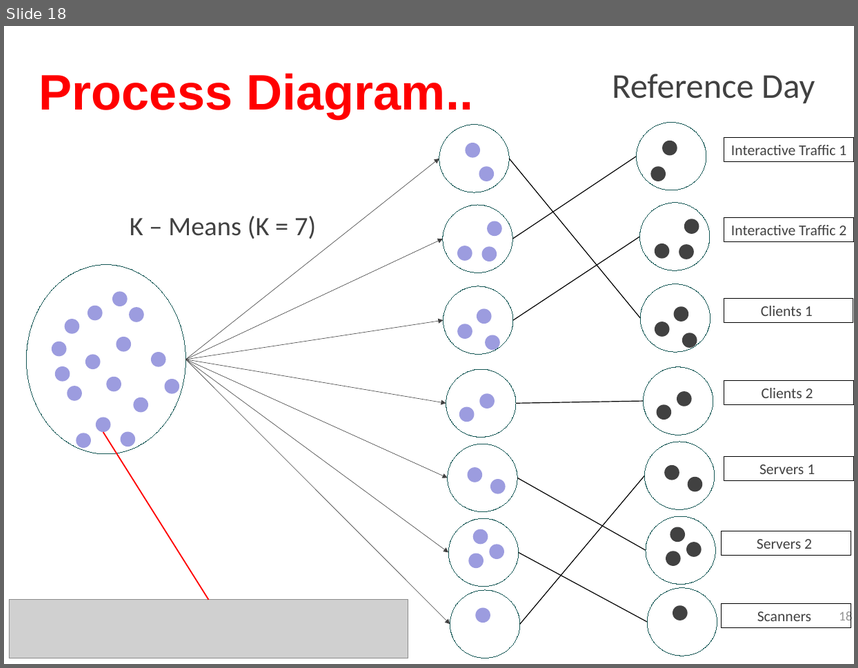
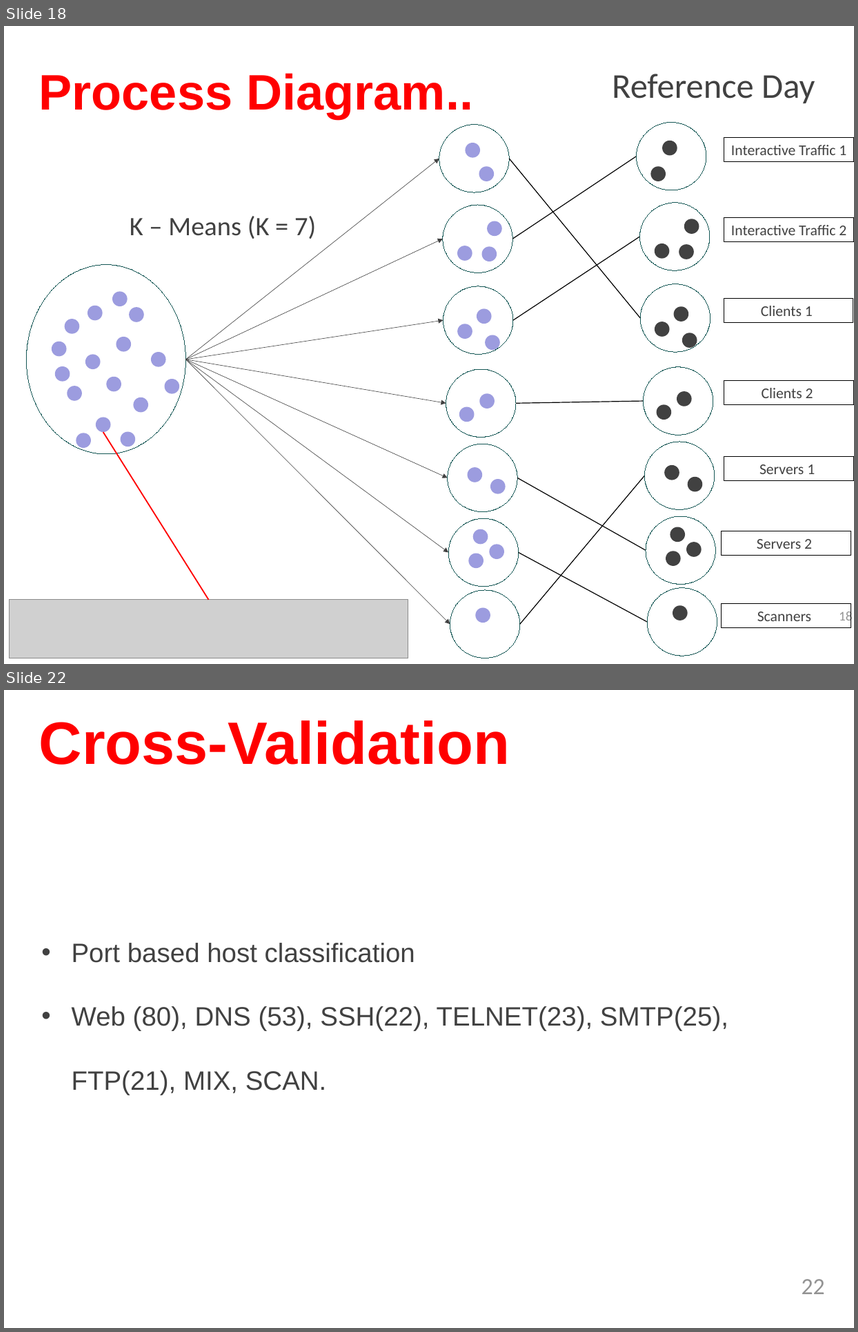
Before and after one commit to TejaKommineni/KnowNet, a slide deck: My Thesis/sample-thesis-0/Thesis_Defense.pptx. Shown one above the other, each under a label of ours: slide 18 before the commit, slides 18 and 22 after it; the slides between them are not shown. The pictures are 858x668 and 858x1332 pixels, drawn with LibreOffice and Linux fonts; fonts in the diff are those of the drawing; grey boxes stand for pictures; background and template pictures are left out. Boxes give left, top, right and bottom in pixels: in the first picture for what was removed or moved away, otherwise in the second. Text is boxed around its words. In the diff, an @@ line names an element or a change of style, - is before the commit and + after.

```diff
--- a/My Thesis/sample-thesis-0/Thesis_Defense.pptx
+++ b/My Thesis/sample-thesis-0/Thesis_Defense.pptx
@@ slide 22 added at (x1=4, y1=690, x2=854, y2=1328), background picture (left out) @@
@@ text added at (x1=39, y1=720, x2=510, y2=765), 72 pt, text #FF0000, bold @@
+Cross-Validation
@@ text added at (x1=72, y1=943, x2=728, y2=1094), 32 pt, text #414141 @@
+• Port based host classification
+• Web (80), DNS (53), SSH(22), TELNET(23), SMTP(25), FTP(21), MIX, SCAN.
@@ page number added at (x1=802, y1=1279, x2=825, y2=1294), 28 pt, text #939393 @@
+22
```
Also in this commit, not shown: 3 slides changed, 3 other slides added, 4 slides removed.
